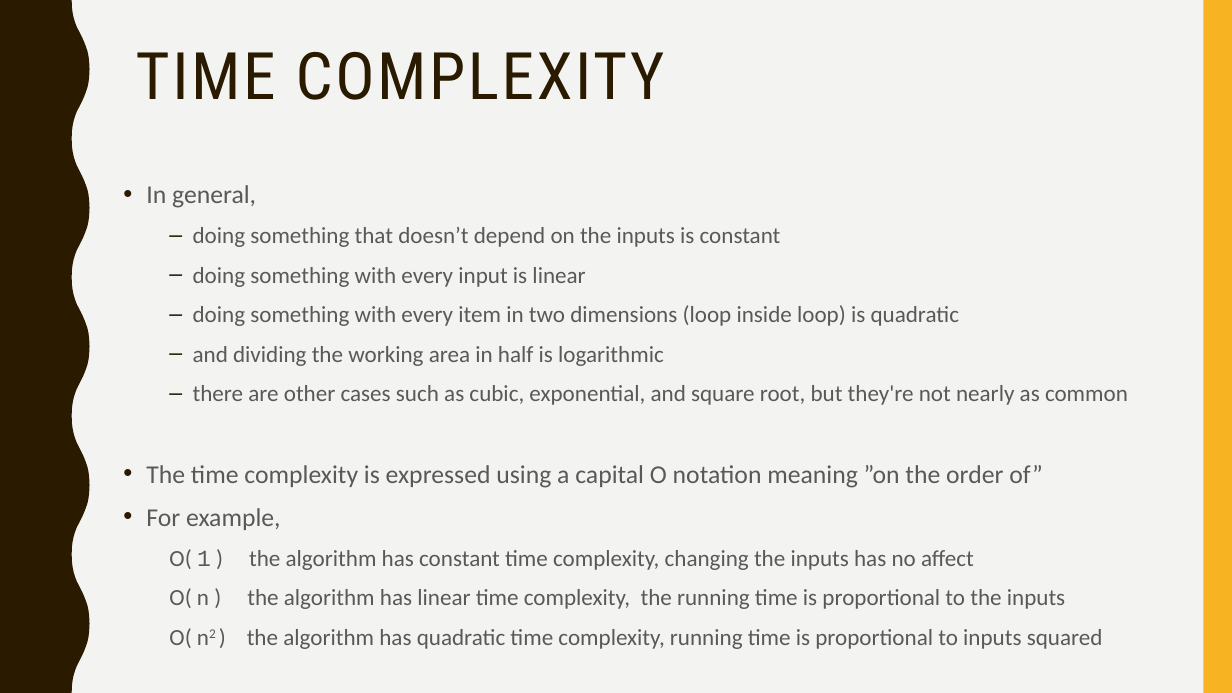
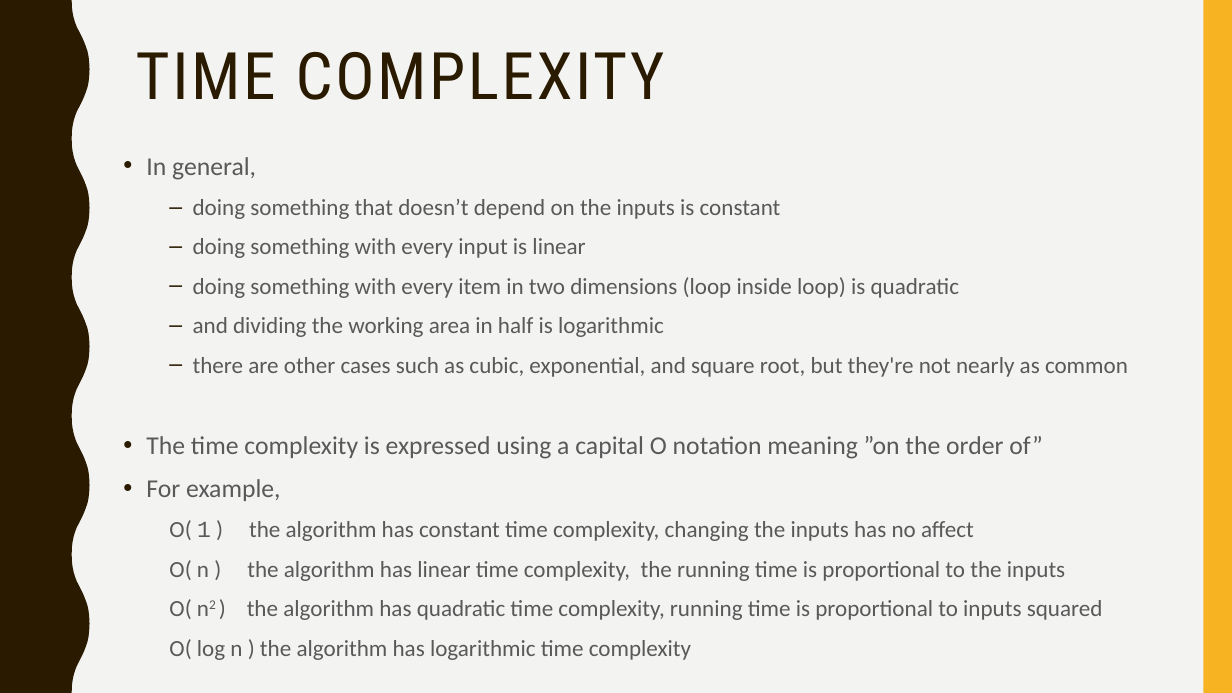
Before and after one commit to narock/scientific_computing_course, a slide deck: slide 28 of 05_Simulation_and_Complexity/05_Simulation_and_Complexity.pptx (slide 24 before the commit). Drawn at 1232x693 pixels with LibreOffice and Linux fonts; fonts in the diff are those of the drawing. Boxes give left, top, right and bottom in pixels: in the first picture for what was removed or moved away, otherwise in the second. Text is boxed around its words. In the diff, an @@ line names an element or a change of style, - is before the commit and + after.

Commit message:
Added 05_Simulation_and_Complexity ipynb

```diff
--- a/05_Simulation_and_Complexity/05_Simulation_and_Complexity.pptx
+++ b/05_Simulation_and_Complexity/05_Simulation_and_Complexity.pptx
@@ text "In general,": place and size @@
-text "In general," at [146,185,1128,649]
+text "In general," at [146,157,1128,660]
@@ text at [169,639,691,660]: paragraph added @@
+  O( log n ) the algorithm has logarithmic time complexity
```
Also in this commit, not shown: 5 other slides changed, 4 slides added, 4 other files.
